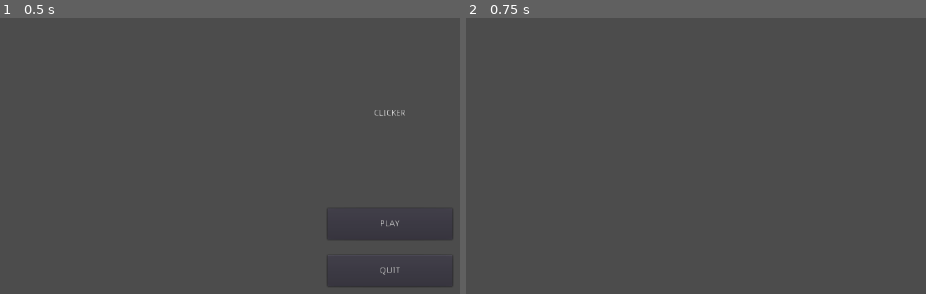
Above: before the commit, frames 1-2 (left to right).
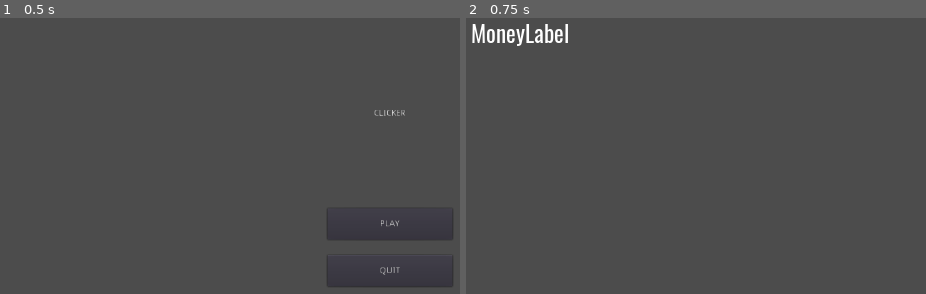
Above: after the commit, the same moments.

Repository: Seliaste/BadClickerProject
Game: Godot game, scene res://mainMenu/mainMenu.tscn
The game is run twice, just before and just after one commit, with the same random seed, the same clock (stepped at 60 frames per second) and the same inputs.
Inputs:
- Up to frame 1 (0.5 s): no input
- Up to frame 2 (0.75 s): click "PLAY" at 0.5 s

Frame 1 is identical in both runs. In frame 2, 0.7% of the frame differs, in the area x 1-23%, y 2-11%.
Error after the commit: Parse Error: Indented block expected after declaration of "_process" function. (res://player/Player.gd:18)

Commit message:
added a base main scene

Diff:
--- a/gameScene.tscn
+++ b/gameScene.tscn
@@ -1,11 +1,30 @@
-[gd_scene format=2]
+[gd_scene load_steps=4 format=2]
+
+[ext_resource path="res://font/Oswald-VariableFont_wght.ttf" type="DynamicFontData" id=1]
+[ext_resource path="res://player/Player.gd" type="Script" id=2]
+
+[sub_resource type="DynamicFont" id=1]
+size = 38
+font_data = ExtResource( 1 )
 
 [node name="Node2D" type="Node2D"]
 
 [node name="Player" type="Node" parent="."]
+script = ExtResource( 2 )
 
 [node name="Camera2D" type="Camera2D" parent="Player"]
 current = true
+
+[node name="MoneyLabel" type="Label" parent="Player/Camera2D"]
+margin_left = -616.216
+margin_top = -335.231
+margin_right = -454.216
+margin_bottom = -278.231
+custom_fonts/font = SubResource( 1 )
+text = "MoneyLabel"
+__meta__ = {
+"_edit_use_anchors_": false
+}
 
 [node name="mainPanel" type="Control" parent="."]
 margin_left = -640.0
--- /dev/null
+++ b/player/Player.gd
@@ -0,0 +1,23 @@
+extends Node
+
+
+# Declare member variables here. Examples:
+var money = 0
+# var b = "text"
+
+
+# Called when the node enters the scene tree for the first time.
+func _ready():
+	pass # Replace with function body.
+
+
+# Called every frame. 'delta' is the elapsed time since the previous frame.
+func _process(_delta):
+	#get_node("Camera2D/MoneyLabel").text = "Money: " + money
+
+func _unhandled_input(event):
+	if event is InputEventKey:
+		if event.scancode == KEY_ESCAPE:
+			var success = get_tree().change_scene("res://mainMenu/mainMenu.tscn")
+			if success != OK:
+				print("Failed to change scene")
Not shown, added: font/OFL.txt
Binary file added: font/Oswald-VariableFont_wght.ttf
